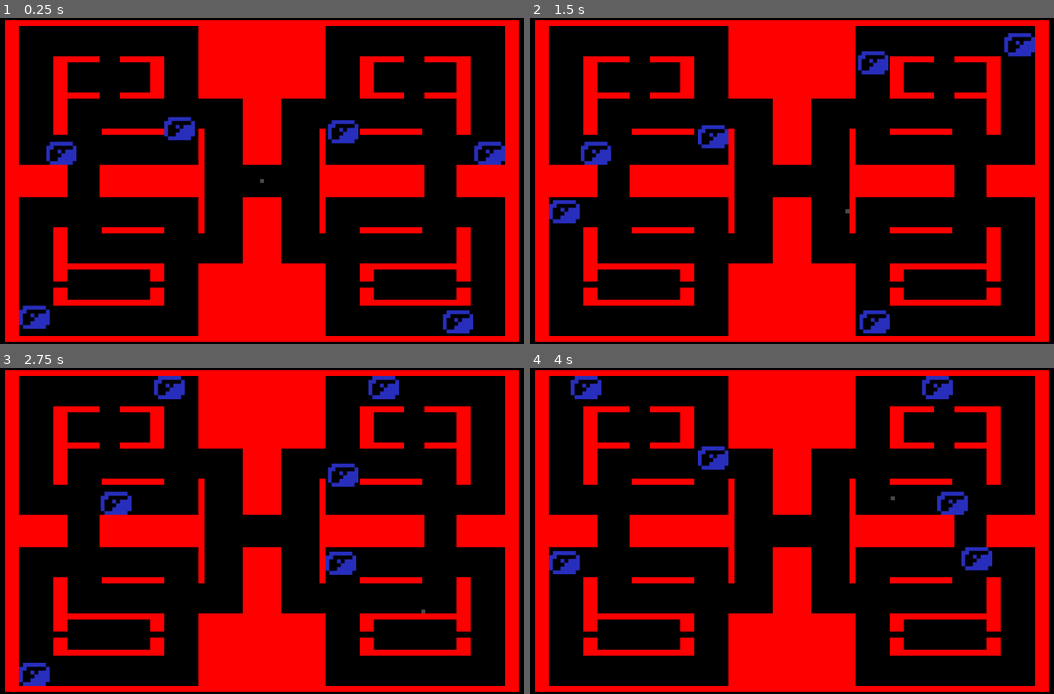
Above: before the commit, frames 1-4 (two rows, left to right).
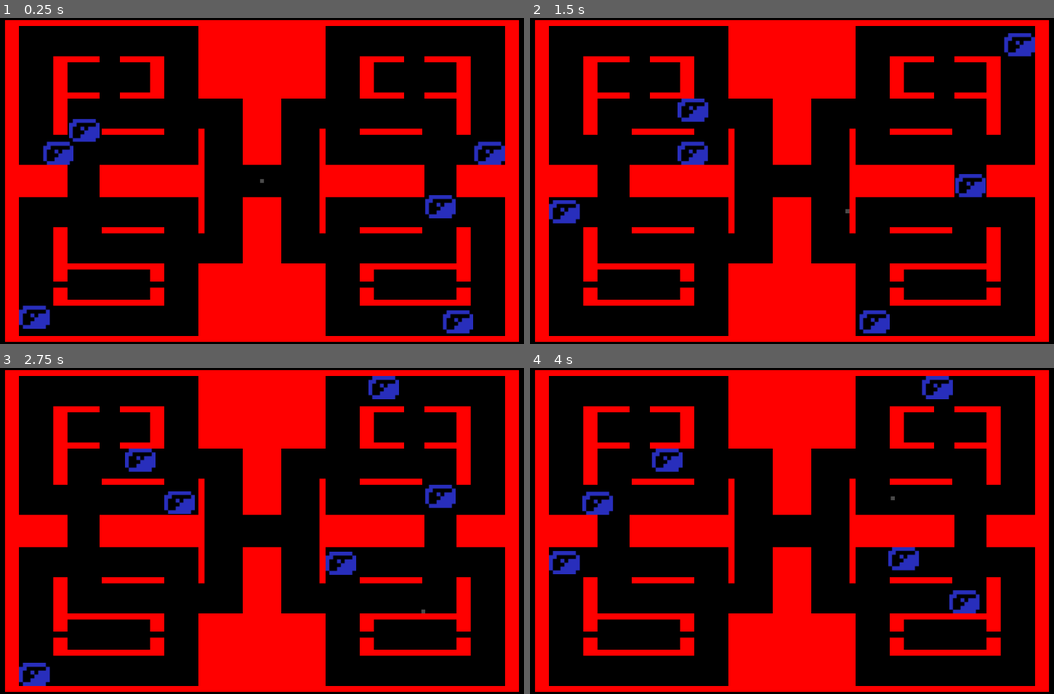
Above: after the commit, the same moments.

Repository: VeyJhow/DevJam-Atari-2600-Wolfenstein
Game: Godot game, scene res://level_4.tscn
The game is run twice, just before and just after one commit, with the same random seed, the same clock (stepped at 60 frames per second) and the same inputs. This scene is started directly instead of the project's main scene.
Inputs:
- Up to frame 1 (0.25 s): no input
- Up to frame 2 (1.5 s): hold Right (ui_right) 0.53-1.28 s; hold Down (ui_down) from 1.28 s (still down)
- Up to frame 3 (2.75 s): release Down (ui_down) at 2.03 s; hold Right (ui_right) from 2.03 s (still down)
- Up to frame 4 (4 s): release Right (ui_right) at 2.78 s; hold Up (ui_up) 2.78-3.53 s; hold Left (ui_left) from 3.53 s (still down)

The runs differ from the first frame. In frame 1, 1.4% of the frame differs, in the area x 8-87%, y 30-62%; in frame 2, 1.8%; in frame 3, 1.8%; in frame 4, 2.5%, in the area x 7-89%, y 2-76%.

Commit message:
signal fixes

Diff:
--- a/level_2.tscn
+++ b/level_2.tscn
@@ -1,5 +1,6 @@
-[gd_scene load_steps=31 format=3 uid="uid://ckgqwyo7wsam4"]
-
+[gd_scene load_steps=32 format=3 uid="uid://ckgqwyo7wsam4"]
+
+[ext_resource type="Script" path="res://test_1.gd" id="1_7ihnj"]
 [ext_resource type="Texture2D" uid="uid://bd2onni24ulec" path="res://assets/sprites/levels/level_2_layout.png" id="1_pvby8"]
 [ext_resource type="PackedScene" uid="uid://hevwhxrskx2v" path="res://player_grey.tscn" id="2_n1mje"]
 [ext_resource type="PackedScene" uid="uid://bw3itbfrtmhs7" path="res://patrol_bot.tscn" id="3_xheln"]
@@ -86,13 +87,15 @@
 size = Vector2(44, 12)
 
 [node name="level_2" type="Node2D"]
+script = ExtResource("1_7ihnj")
 
 [node name="lv2_background" type="Sprite2D" parent="."]
 position = Vector2(576, 324)
 texture = ExtResource("1_pvby8")
 
 [node name="walls" type="StaticBody2D" parent="."]
-collision_layer = 5
+visible = false
+collision_layer = 4
 collision_mask = 3
 
 [node name="CollisionShape2D" type="CollisionShape2D" parent="walls"]
@@ -302,35 +305,42 @@
 [node name="patrol_bot" parent="." instance=ExtResource("3_xheln")]
 position = Vector2(313, 232)
 scale = Vector2(1.9, 1.9)
-collision_layer = 3
+collision_layer = 2
 collision_mask = 6
 
 [node name="patrol_bot2" parent="." instance=ExtResource("3_xheln")]
 position = Vector2(834, 232)
 scale = Vector2(1.9, 1.9)
-collision_layer = 3
+collision_layer = 2
 collision_mask = 6
 
 [node name="patrol_bot3" parent="." instance=ExtResource("3_xheln")]
 position = Vector2(308, 414)
 scale = Vector2(1.9, 1.9)
-collision_layer = 3
+collision_layer = 2
 collision_mask = 6
 
 [node name="patrol_bot4" parent="." instance=ExtResource("3_xheln")]
 position = Vector2(836, 423)
 scale = Vector2(1.9, 1.9)
-collision_layer = 3
+collision_layer = 2
 collision_mask = 6
 
 [node name="patrol_bot5" parent="." instance=ExtResource("3_xheln")]
 position = Vector2(578, 46)
 scale = Vector2(1.9, 1.9)
-collision_layer = 3
+collision_layer = 2
 collision_mask = 6
 
 [node name="patrol_bot6" parent="." instance=ExtResource("3_xheln")]
 position = Vector2(578, 604)
 scale = Vector2(1.9, 1.9)
-collision_layer = 3
-collision_mask = 6
+collision_layer = 2
+collision_mask = 6
+
+[connection signal="hit" from="patrol_bot" to="." method="_on_patrol_bot_hit"]
+[connection signal="hit" from="patrol_bot2" to="." method="_on_patrol_bot_hit"]
+[connection signal="hit" from="patrol_bot3" to="." method="_on_patrol_bot_hit"]
+[connection signal="hit" from="patrol_bot4" to="." method="_on_patrol_bot_hit"]
+[connection signal="hit" from="patrol_bot5" to="." method="_on_patrol_bot_hit"]
+[connection signal="hit" from="patrol_bot6" to="." method="_on_patrol_bot_hit"]
--- a/level_4.tscn
+++ b/level_4.tscn
@@ -1,5 +1,6 @@
-[gd_scene load_steps=19 format=3 uid="uid://bl6femyvtoyk5"]
-
+[gd_scene load_steps=20 format=3 uid="uid://bl6femyvtoyk5"]
+
+[ext_resource type="Script" path="res://test_1.gd" id="1_wvkq4"]
 [ext_resource type="Texture2D" uid="uid://dxv8p3qrgm2xf" path="res://assets/sprites/levels/level_4_layout.png" id="1_x7ufp"]
 [ext_resource type="PackedScene" uid="uid://hevwhxrskx2v" path="res://player_grey.tscn" id="2_pofiq"]
 [ext_resource type="PackedScene" uid="uid://bw3itbfrtmhs7" path="res://patrol_bot.tscn" id="3_88jrq"]
@@ -50,13 +51,15 @@
 size = Vector2(28, 24)
 
 [node name="level_4" type="Node2D"]
+script = ExtResource("1_wvkq4")
 
 [node name="lv4_background" type="Sprite2D" parent="."]
 position = Vector2(576, 324)
 texture = ExtResource("1_x7ufp")
 
 [node name="walls" type="StaticBody2D" parent="."]
-collision_layer = 5
+visible = false
+collision_layer = 4
 collision_mask = 3
 
 [node name="CollisionShape2D" type="CollisionShape2D" parent="walls"]
@@ -234,13 +237,13 @@
 [node name="patrol_bot" parent="." instance=ExtResource("3_88jrq")]
 position = Vector2(142, 262)
 scale = Vector2(1.9, 1.9)
-collision_layer = 3
+collision_layer = 2
 collision_mask = 6
 
 [node name="patrol_bot2" parent="." instance=ExtResource("3_88jrq")]
 position = Vector2(1010, 262)
 scale = Vector2(1.9, 1.9)
-collision_layer = 3
+collision_layer = 2
 collision_mask = 6
 
 [node name="patrol_bot3" parent="." instance=ExtResource("3_88jrq")]
@@ -252,17 +255,24 @@
 [node name="patrol_bot4" parent="." instance=ExtResource("3_88jrq")]
 position = Vector2(1010, 604)
 scale = Vector2(1.9, 1.9)
-collision_layer = 3
+collision_layer = 2
 collision_mask = 6
 
 [node name="patrol_bot5" parent="." instance=ExtResource("3_88jrq")]
-position = Vector2(416, 181)
-scale = Vector2(1.9, 1.9)
-collision_layer = 3
+position = Vector2(222, 188)
+scale = Vector2(1.9, 1.9)
+collision_layer = 2
 collision_mask = 6
 
 [node name="patrol_bot6" parent="." instance=ExtResource("3_88jrq")]
-position = Vector2(737, 181)
-scale = Vector2(1.9, 1.9)
-collision_layer = 3
-collision_mask = 6
+position = Vector2(930, 330)
+scale = Vector2(1.9, 1.9)
+collision_layer = 2
+collision_mask = 6
+
+[connection signal="hit" from="patrol_bot" to="." method="_on_patrol_bot_hit"]
+[connection signal="hit" from="patrol_bot2" to="." method="_on_patrol_bot_hit"]
+[connection signal="hit" from="patrol_bot3" to="." method="_on_patrol_bot_hit"]
+[connection signal="hit" from="patrol_bot4" to="." method="_on_patrol_bot_hit"]
+[connection signal="hit" from="patrol_bot5" to="." method="_on_patrol_bot_hit"]
+[connection signal="hit" from="patrol_bot6" to="." method="_on_patrol_bot_hit"]
--- a/level_6.tscn
+++ b/level_6.tscn
@@ -1,6 +1,7 @@
-[gd_scene load_steps=21 format=3 uid="uid://dyc3104jbshvk"]
+[gd_scene load_steps=22 format=3 uid="uid://dyc3104jbshvk"]
 
 [ext_resource type="Texture2D" uid="uid://ch4kyuifb0yxp" path="res://assets/sprites/levels/level_6_layout.png" id="1_hxmrb"]
+[ext_resource type="Script" path="res://test_1.gd" id="1_uukbt"]
 [ext_resource type="PackedScene" uid="uid://hevwhxrskx2v" path="res://player_grey.tscn" id="2_4bk63"]
 [ext_resource type="PackedScene" uid="uid://bw3itbfrtmhs7" path="res://patrol_bot.tscn" id="3_c7kgf"]
 
@@ -56,13 +57,15 @@
 size = Vector2(28, 24)
 
 [node name="level_6" type="Node2D"]
+script = ExtResource("1_uukbt")
 
 [node name="lv6_background" type="Sprite2D" parent="."]
 position = Vector2(576, 324)
 texture = ExtResource("1_hxmrb")
 
 [node name="walls" type="StaticBody2D" parent="."]
-collision_layer = 5
+visible = false
+collision_layer = 4
 collision_mask = 3
 
 [node name="CollisionShape2D" type="CollisionShape2D" parent="walls"]
@@ -280,35 +283,42 @@
 [node name="patrol_bot" parent="." instance=ExtResource("3_c7kgf")]
 position = Vector2(206, 328)
 scale = Vector2(1.9, 1.9)
-collision_layer = 3
+collision_layer = 2
 collision_mask = 6
 
 [node name="patrol_bot2" parent="." instance=ExtResource("3_c7kgf")]
 position = Vector2(947, 324)
 scale = Vector2(1.9, 1.9)
-collision_layer = 3
+collision_layer = 2
 collision_mask = 6
 
 [node name="patrol_bot3" parent="." instance=ExtResource("3_c7kgf")]
 position = Vector2(442, 600)
 scale = Vector2(1.9, 1.9)
-collision_layer = 3
+collision_layer = 2
 collision_mask = 6
 
 [node name="patrol_bot4" parent="." instance=ExtResource("3_c7kgf")]
 position = Vector2(708, 600)
 scale = Vector2(1.9, 1.9)
-collision_layer = 3
+collision_layer = 2
 collision_mask = 6
 
 [node name="patrol_bot5" parent="." instance=ExtResource("3_c7kgf")]
 position = Vector2(446, 132)
 scale = Vector2(1.9, 1.9)
-collision_layer = 3
+collision_layer = 2
 collision_mask = 6
 
 [node name="patrol_bot6" parent="." instance=ExtResource("3_c7kgf")]
 position = Vector2(708, 132)
 scale = Vector2(1.9, 1.9)
-collision_layer = 3
-collision_mask = 6
+collision_layer = 2
+collision_mask = 6
+
+[connection signal="hit" from="patrol_bot" to="." method="_on_patrol_bot_hit"]
+[connection signal="hit" from="patrol_bot2" to="." method="_on_patrol_bot_hit"]
+[connection signal="hit" from="patrol_bot3" to="." method="_on_patrol_bot_hit"]
+[connection signal="hit" from="patrol_bot4" to="." method="_on_patrol_bot_hit"]
+[connection signal="hit" from="patrol_bot5" to="." method="_on_patrol_bot_hit"]
+[connection signal="hit" from="patrol_bot6" to="." method="_on_patrol_bot_hit"]
--- a/level_8.tscn
+++ b/level_8.tscn
@@ -1,6 +1,7 @@
-[gd_scene load_steps=24 format=3 uid="uid://dch4bk8edfu40"]
+[gd_scene load_steps=25 format=3 uid="uid://dch4bk8edfu40"]
 
 [ext_resource type="Texture2D" uid="uid://d3p03o18gxw41" path="res://assets/sprites/levels/level_8_layout.png" id="1_tkpjq"]
+[ext_resource type="Script" path="res://test_1.gd" id="1_wvilt"]
 [ext_resource type="PackedScene" uid="uid://hevwhxrskx2v" path="res://player_grey.tscn" id="2_j8isx"]
 [ext_resource type="PackedScene" uid="uid://bw3itbfrtmhs7" path="res://patrol_bot.tscn" id="3_1tnyf"]
 
@@ -65,13 +66,15 @@
 size = Vector2(28, 20)
 
 [node name="level_8" type="Node2D"]
+script = ExtResource("1_wvilt")
 
 [node name="Level8Layout" type="Sprite2D" parent="."]
 position = Vector2(576, 324)
 texture = ExtResource("1_tkpjq")
 
 [node name="walls" type="StaticBody2D" parent="."]
-collision_layer = 5
+visible = false
+collision_layer = 4
 collision_mask = 3
 
 [node name="CollisionShape2D" type="CollisionShape2D" parent="walls"]
@@ -241,35 +244,42 @@
 [node name="patrol_bot" parent="." instance=ExtResource("3_1tnyf")]
 position = Vector2(224, 328)
 scale = Vector2(1.9, 1.9)
-collision_layer = 3
+collision_layer = 2
 collision_mask = 6
 
 [node name="patrol_bot2" parent="." instance=ExtResource("3_1tnyf")]
 position = Vector2(928, 328)
 scale = Vector2(1.9, 1.9)
-collision_layer = 3
+collision_layer = 2
 collision_mask = 6
 
 [node name="patrol_bot3" parent="." instance=ExtResource("3_1tnyf")]
 position = Vector2(442, 600)
 scale = Vector2(1.9, 1.9)
-collision_layer = 3
+collision_layer = 2
 collision_mask = 6
 
 [node name="patrol_bot4" parent="." instance=ExtResource("3_1tnyf")]
 position = Vector2(708, 600)
 scale = Vector2(1.9, 1.9)
-collision_layer = 3
+collision_layer = 2
 collision_mask = 6
 
 [node name="patrol_bot5" parent="." instance=ExtResource("3_1tnyf")]
 position = Vector2(446, 132)
 scale = Vector2(1.9, 1.9)
-collision_layer = 3
+collision_layer = 2
 collision_mask = 6
 
 [node name="patrol_bot6" parent="." instance=ExtResource("3_1tnyf")]
 position = Vector2(708, 132)
 scale = Vector2(1.9, 1.9)
-collision_layer = 3
-collision_mask = 6
+collision_layer = 2
+collision_mask = 6
+
+[connection signal="hit" from="patrol_bot" to="." method="_on_patrol_bot_hit"]
+[connection signal="hit" from="patrol_bot2" to="." method="_on_patrol_bot_hit"]
+[connection signal="hit" from="patrol_bot3" to="." method="_on_patrol_bot_hit"]
+[connection signal="hit" from="patrol_bot4" to="." method="_on_patrol_bot_hit"]
+[connection signal="hit" from="patrol_bot5" to="." method="_on_patrol_bot_hit"]
+[connection signal="hit" from="patrol_bot6" to="." method="_on_patrol_bot_hit"]
